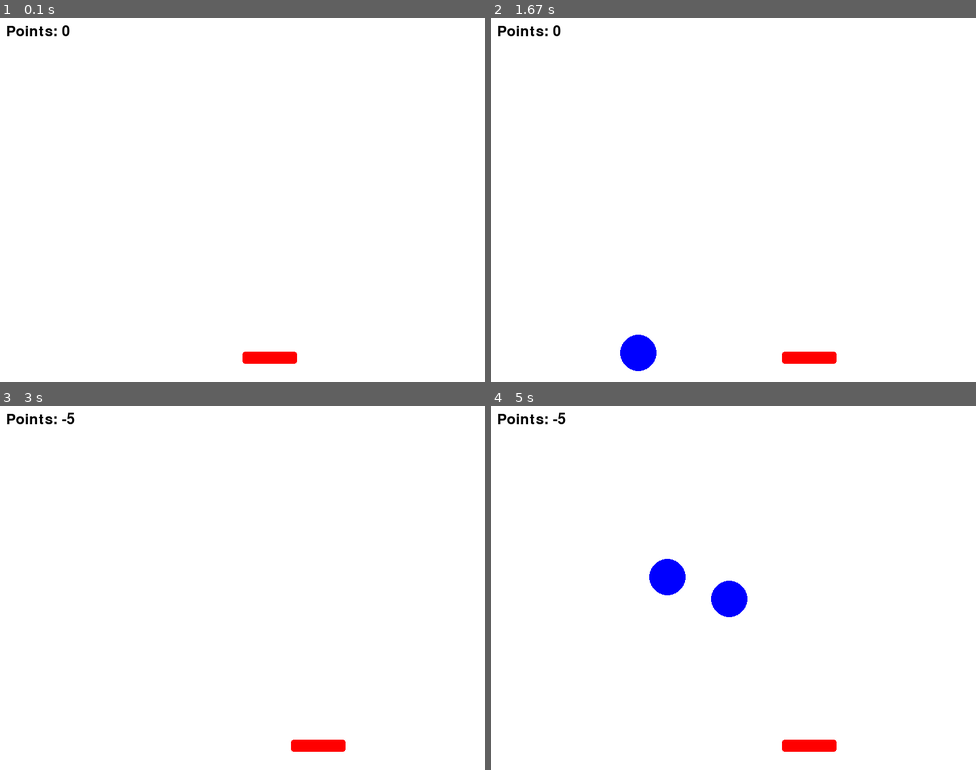
Above: before the commit, frames 1-4 (two rows, left to right).
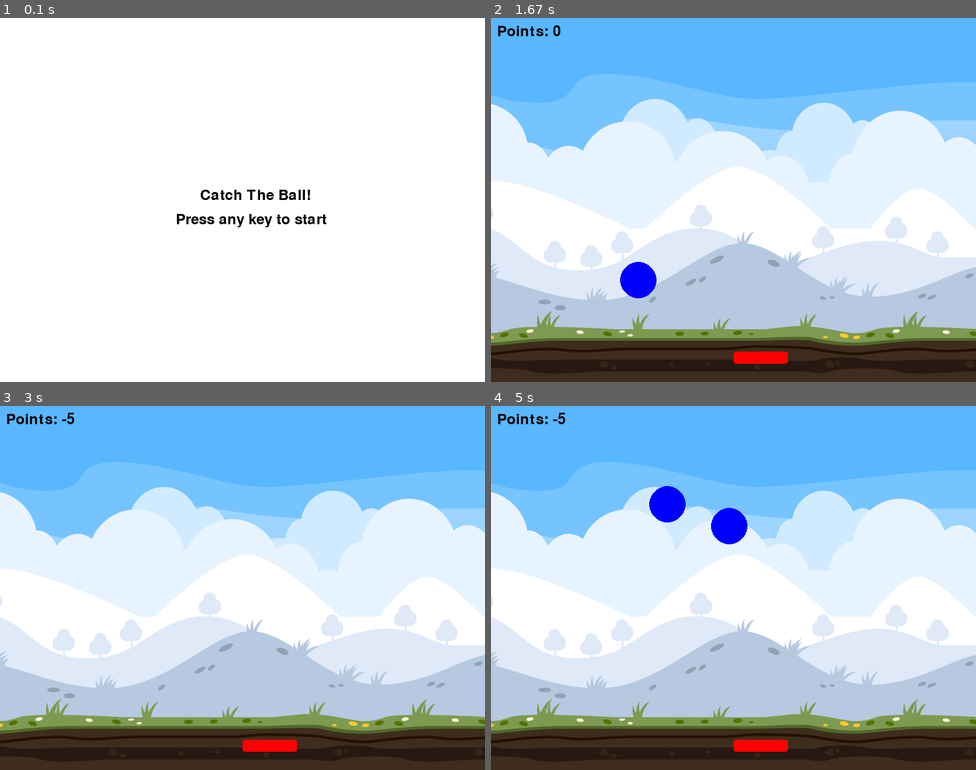
Above: after the commit, the same moments.

Repository: sundehakon/CatchTheBall
Game: pygame game, started from catchtheball.py
The game is run twice, just before and just after one commit, with the same random seed, the same clock (stepped at 60 frames per second) and the same inputs.
Inputs:
- Up to frame 1 (0.1 s): no input
- Up to frame 2 (1.67 s): hold Right 0.33-0.8 s; hold Right 0.83-1.3 s; hold Left from 1.33 s (still down)
- Up to frame 3 (3 s): release Left at 1.87 s; hold Left 1.9-2.3 s; hold Right 2.33-2.97 s
- Up to frame 4 (5 s): hold Left 3-3.47 s; hold Right 3.5-3.97 s; hold Right 4-4.47 s; hold Left from 4.5 s (still down)

The runs differ from the first frame. In frame 1, 1.3% of the frame differs, in the area x 1-68%, y 2-95%; in frame 2, 71%; in frame 3, 71%; in frame 4, 72%, in the area x 0-100%, y 0-100%.

Commit message:
Implement background image and fix other minor issues

Diff:
--- a/catchtheball.py
+++ b/catchtheball.py
@@ -11,7 +11,8 @@
 GAME_RUNNING = 0
 GAME_OVER = 1
 GAME_WON = 2
-game_state = GAME_RUNNING
+GAME_START = 3
+game_state = GAME_START
 
 center_x = size[0] // 2
 rect_width = 90
@@ -21,6 +22,8 @@
 points = 0
 
 font = pygame.font.Font(None, 36)
+
+bg = pygame.image.load("background.png")
 
 class Circle:
     def __init__(self, x, y, radius, color):
@@ -46,58 +49,84 @@
     distance = math.sqrt((circle.x - nearest_x) ** 2 + (circle.y - nearest_y) ** 2)
     return distance < circle.radius
 
-while game_state == GAME_RUNNING:
-    for event in pygame.event.get():
-        if event.type == pygame.QUIT:
+while True:
+    if game_state == GAME_RUNNING:
+        for event in pygame.event.get():
+            if event.type == pygame.QUIT:
+                game_state = GAME_OVER
+
+            if event.type == pygame.KEYDOWN:
+                if event.key == pygame.K_LEFT:
+                    center_x -= speed
+                if event.key == pygame.K_RIGHT:
+                    center_x += speed
+
+                if center_x < 0:
+                    center_x = 0
+                if center_x > size[0] - rect_width:
+                    center_x = size[0] - rect_width
+
+        if random.randint(1, 30) == 1:
+            x = random.randint(0, size[0])
+            new_circle = Circle(x, 0, 30, (0, 0, 255))
+            circles.append(new_circle)
+
+        for circle in circles:
+            circle.fall()
+            if circle.y > size[1] and not is_collision(circle, (center_x, 550, rect_width, rect_height)):
+                points -= 1
+
+        new_circles = []
+        for circle in circles:
+            if is_collision(circle, (center_x, 550, rect_width, rect_height)):
+                points += 5
+            else:
+                new_circles.append(circle)
+        circles = new_circles
+
+        circles = [circle for circle in circles if circle.y < size[1] + circle.radius]
+
+        screen.fill((255, 255, 255))
+
+        screen.blit(bg, (0, 0))
+
+        pygame.draw.rect(screen, (255, 0, 0), (center_x, 550, rect_width, rect_height), border_radius=4)
+
+        for circle in circles:
+            circle.draw(screen)
+
+        points_text = font.render(f"Points: {points}", True, (0, 0, 0))
+        screen.blit(points_text, (10, 10))
+
+        if points >= 50:
+            game_state = GAME_WON
+
+        if points <= -50:
             game_state = GAME_OVER
 
-        if event.type == pygame.KEYDOWN:
-            if event.key == pygame.K_LEFT:
-                center_x -= speed
-            if event.key == pygame.K_RIGHT:
-                center_x += speed
+        pygame.display.flip()
 
-    if random.randint(1, 30) == 1:
-        x = random.randint(0, size[0])
-        new_circle = Circle(x, 0, 30, (0, 0, 255))
-        circles.append(new_circle)
+        clock.tick(60)
 
-    for circle in circles:
-        circle.fall()
-        if circle.y > size[1] and not is_collision(circle, (center_x, 550, rect_width, rect_height)):
-            points -= 1
+    elif game_state == GAME_START:
+        screen.fill((255, 255, 255))
+        title_text = font.render("Catch The Ball!", True, (0, 0, 0))
+        screen.blit(title_text, (size[0] // 2 - 70, size[1] // 2 - 20))
+        start_text = font.render("Press any key to start", True, (0, 0, 0))
+        screen.blit(start_text, (size[0] // 2 - 110, size[1] // 2 + 20))
+        pygame.display.flip()
 
-    new_circles = []
-    for circle in circles:
-        if is_collision(circle, (center_x, 550, rect_width, rect_height)):
-            points += 5
-        else:
-            new_circles.append(circle)
-    circles = new_circles
+        start = True
+        while start:
+            for event in pygame.event.get():
+                if event.type == pygame.QUIT:
+                    pygame.quit()
+                    quit()
+                if event.type == pygame.KEYDOWN:
+                    game_state = GAME_RUNNING
+                    start = False
 
-    circles = [circle for circle in circles if circle.y < size[1] + circle.radius]
-
-    screen.fill((255, 255, 255))
-
-    pygame.draw.rect(screen, (255, 0, 0), (center_x, 550, rect_width, rect_height), border_radius = 4)
-
-    for circle in circles:
-        circle.draw(screen)
-
-    points_text = font.render(f"Points: {points}", True, (0, 0, 0))
-    screen.blit(points_text, (10, 10))
-
-    if points >= 50:
-        game_state = GAME_WON
-
-    if points <= -50:
-        game_state = GAME_OVER
-
-    pygame.display.flip()
-
-    clock.tick(60)
-
-    if game_state == GAME_WON:
+    elif game_state == GAME_WON:
         screen.fill((255, 255, 255))
         win_text = font.render("You Win!", True, (0, 0, 0))
         screen.blit(win_text, (size[0] // 2 - 70, size[1] // 2 - 20))
@@ -118,7 +147,7 @@
                         game_state = GAME_RUNNING
                         restart = False
 
-    if game_state == GAME_OVER:
+    elif game_state == GAME_OVER:
         screen.fill((255, 255, 255))
         win_text = font.render("You Lose!", True, (0, 0, 0))
         screen.blit(win_text, (size[0] // 2 - 70, size[1] // 2 - 20))
Binary file added: background.png
